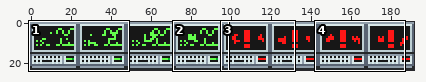
Two states of a sprite sheet, branches/Grafics_Under_Development/madtulip/objects/life support system/madtulip_life_support_system.png. The picture above shows the old version from afar; the outline marks the close-up.
Close-up. Before the edit:
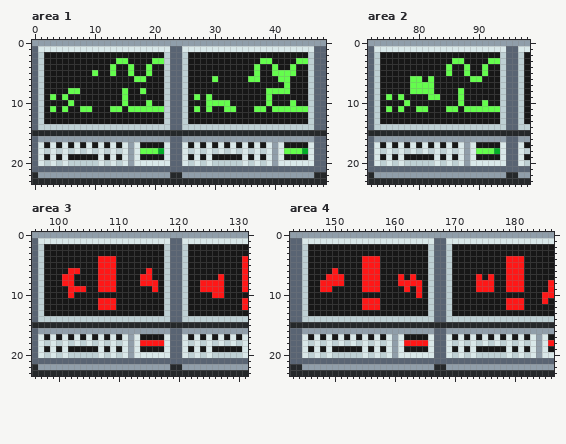
The file is 192x24 pixels. Shown: area 1: x 0..48, y 0..23; area 2: x 72..98, y 0..23; area 3: x 96..131, y 0..23; area 4: x 143..186, y 0..23. The commit also changed other parts of the picture, which this record leaves out.
The result:
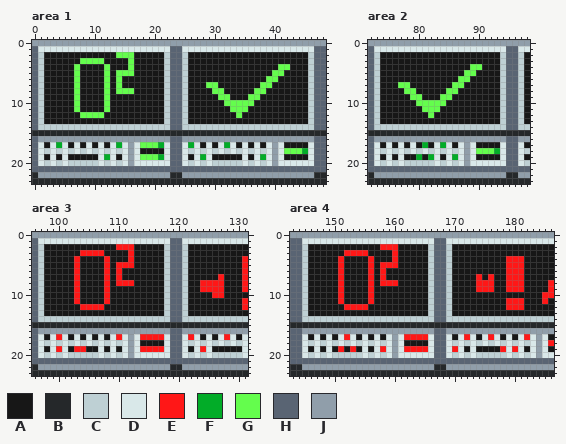
Palette (. is transparent): A #171717  B #25282a  C #bed0d4  D #d9e8e9  E #ff1717  F #02ac28  G #64fd4d  H #596473  J #909eaa
Difference:
Changed rows in their new state; - is an unchanged pixel.
Area 1:
first column x 3:
 2 -----------GGG-----------------------------
 3 -----GGGG--AAG---AA----------------AA----AA
 4 ----G----GA-----A-----------------A--AGGA--
 5 ----G--A-GAGG---A-----------------A----AA--
 6 ----G----G-G--AA-----------A-----AA-GGAA---
 7 ----G----G-G--------------GG-------GG--A---
 8 ---A-----G-G-G-A-----------GG-----GGAAAA---
 9 A-A-G----G--A-----------A-A-GG---GG-A------
10 ---AG----G--A---A---------AAA-GGGG--A---A--
11 A-A-GAA--GAA-AAAAAA-----A-A--A-GG-AA-AAAAAA
12 -----GGGG----------------------G-----------
first column x 4:
17 F---------F---GGGF----F-----F------
18 --------------AAAA-----------------
19 --------F-----GGGF------F---------F
Area 2:
first column x 75:
 3 -----------AA----AA
 4 ----------A--AGGA--
 5 ----------A---G-A--
 6 ----AA-A----GGAA---
 7 --GGAAAA---GG------
 8 ---G-AAA--GGA------
 9 A-A-GG-AAGG-A------
10 ---A-GGGGG--A---A--
11 A-A--A-GG-AA-AAAAAA
12 -------G-----------
first column x 80:
17 -F--F--
19 F-F---F
Area 3:
first column x 101:
 2 ---------EEE----
 3 ---EEEE----E----
 4 --E---A-A--E----
 5 --E---A-AEEE----
 6 -A----A-AE----A-
 7 AAE---A-AE---AA-
 8 AAE---A-AEEE-AAA
 9 -A-A--A-A------A
10 -AE----E--------
11 --E---A-A-------
12 ---EEE-AA-------
first column x 100:
17 E---------E---EEEE----E-----E
18 --------------AAAA-----------
19 E--EE---------EEEE------E----
Area 4:
first column x 148:
 2 ----------EEE----
 3 ----EEEE----E----
 4 ---E---A-A--E----
 5 ---E---A-AEEE----
 6 --AE---A-AE------
 7 -AA----A-AE--A-A-
 8 AAA----A-AEEEAAAA
 9 AA-E---A-A----A-A
10 ---E----E-------A
11 ---E---A-A-------
12 ----EEE-AA-------
first column x 151:
17 -E---------EEEE------E---E-----E
18 -----------AAAA-----------------
19 E-E----E---EEEE----E-------E-E--
Pixel boxes of the changes (left, top, right, bottom) in both close-ups:
changed: (50, 52, 308, 160)
changed: (386, 58, 500, 160)
changed: (56, 244, 230, 352)
changed: (320, 244, 428, 352)
changed: (452, 334, 470, 352)
changed: (488, 334, 530, 352)
